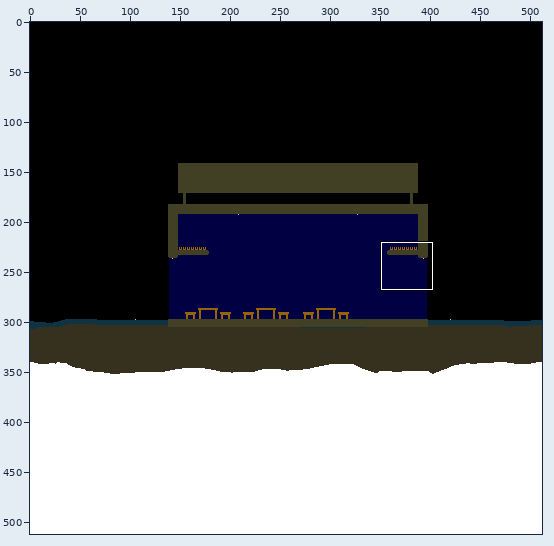
File history of a sprite sheet, files/biome/deadvillage/2.png. Above, an overview of the earlier version with the close-up marked.
Close-up. Earlier state:
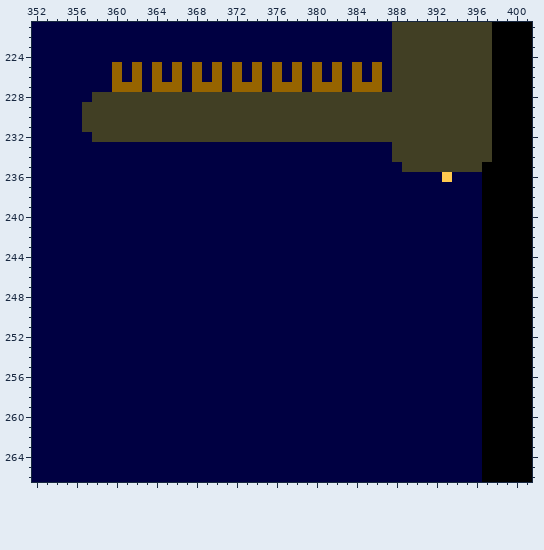
The file is 512x512 pixels. Shown: x 352..401, y 221..266. The commit also changed other parts of the picture, which this record leaves out.
New version:
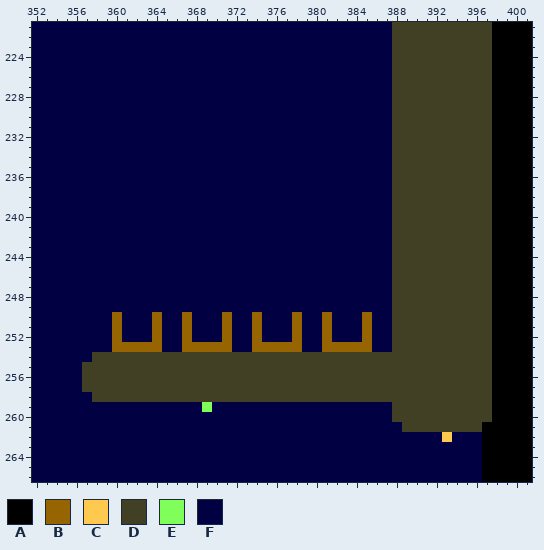
Palette (. is transparent): A #000000  B #966400  C #ffc94f  D #413f24  E #80ff5a  F #000042
The exact change:
The edit turns colour F into colour B in rows 250 to 252 at x 360, 364, 367, 371, 374, 378, 381 and 385; in row 253 at x 360 to 364, 367 to 371, 374 to 378 and 381 to 385.
The edit turns colour F into colour C in row 262 at x 393.
The edit turns colour A into colour D in rows 235 to 260 at x 397.
The edit turns colour C into colour D in row 236 at x 393.
The edit turns colour F into colour D in row 235 at x 388; in row 236 at x 388 to 392 and 394 to 396; in rows 237 to 253 at x 388 to 396; in row 254 at x 358 to 396; in rows 255 to 257 at x 357 to 396; in row 258 at x 358 to 396.
The edit turns colour F into colour D in rows 259 to 260 at x 388 to 396; in row 261 at x 389 to 396.
The edit turns colour F into colour E in row 259 at x 369.
The edit turns colour B into colour F in rows 225 to 226 at x 360, 362, 364, 366, 368, 370, 372, 374, 376, 378, 380, 382, 384 and 386; in row 227 at x 360 to 362, 364 to 366, 368 to 370, 372 to 374, 376 to 378, 380 to 382 and 384 to 386.
The edit turns colour D into colour F in row 228 at x 358 to 387; in rows 229 to 231 at x 357 to 387; in row 232 at x 358 to 387.
